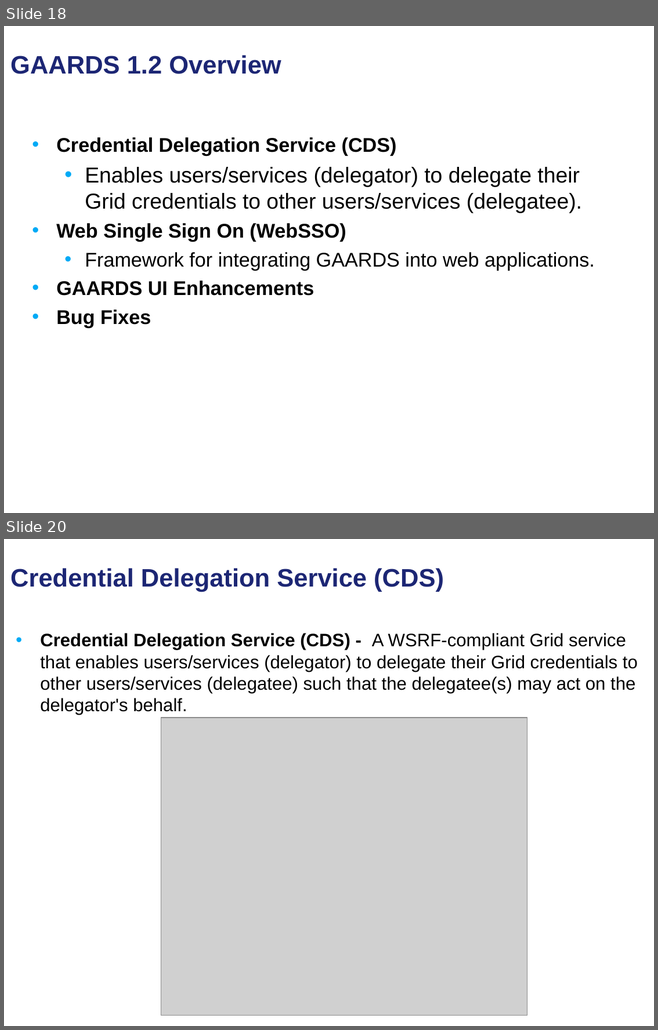
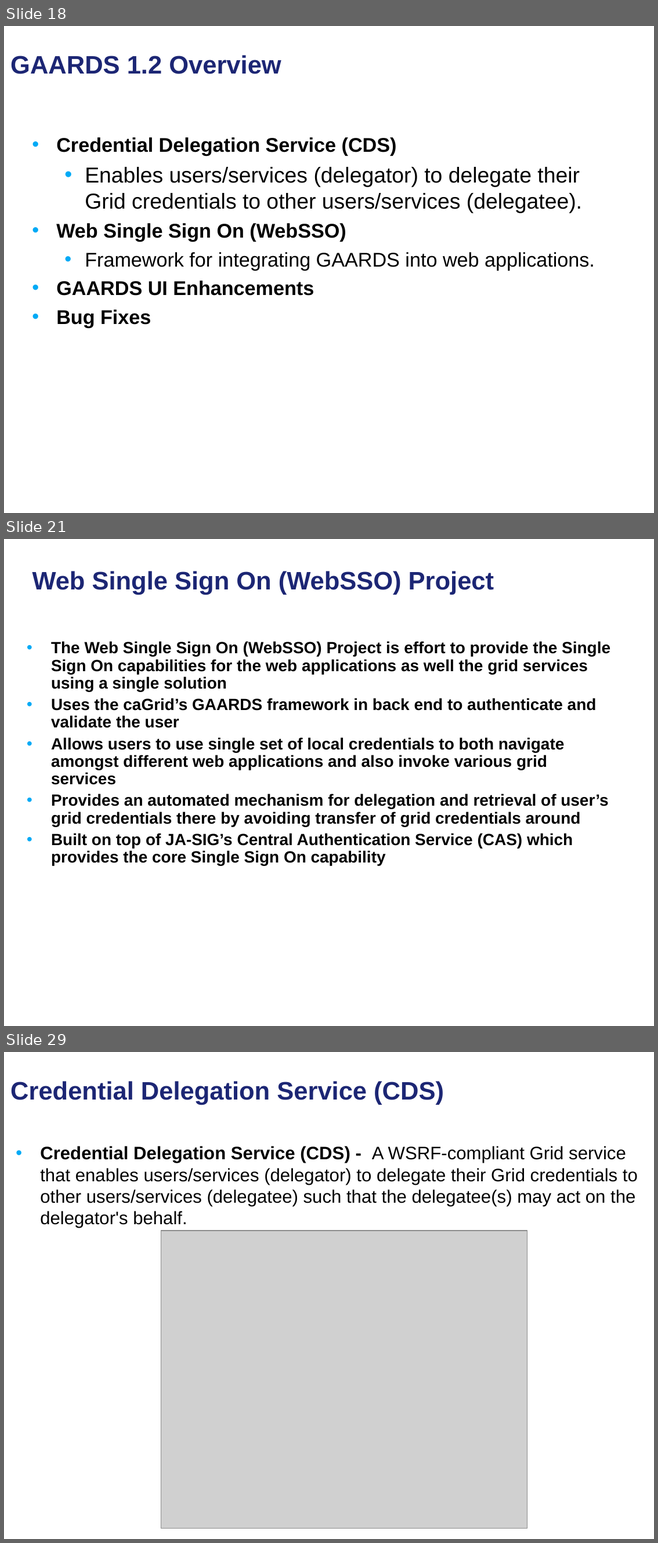
Before and after one commit to NCIP/cagrid-portal, a slide deck: cagrid-1-0/Documentation/presentations/security/gaards-arch-vcde-f2f-january-2008.ppt. Shown one above the other, each under a label of ours: slides 18 and 20 before the commit, slides 18, 21 and 29 after it; the slides between them are not shown. The pictures are 658x1030 and 658x1543 pixels, drawn with LibreOffice and Linux fonts; fonts in the diff are those of the drawing; grey boxes stand for pictures; background and template pictures are left out. Boxes give left, top, right and bottom in pixels: in the first picture for what was removed or moved away, otherwise in the second. Text is boxed around its words. In the diff, an @@ line names an element or a change of style, - is before the commit and + after.

```diff
--- a/cagrid-1-0/Documentation/presentations/security/gaards-arch-vcde-f2f-january-2008.ppt
+++ b/cagrid-1-0/Documentation/presentations/security/gaards-arch-vcde-f2f-january-2008.ppt
@@ slide 21 added at (x1=4, y1=539, x2=654, y2=1026), background picture (left out) @@
@@ title added at (x1=32, y1=571, x2=494, y2=595), 28 pt, text #1C2674, bold @@
+Web Single Sign On (WebSSO) Project
@@ text added at (x1=51, y1=641, x2=610, y2=866), 18 pt, text #000000, bold @@
+  • The Web Single Sign On (WebSSO) Project is effort to provide the Single Sign On capabilities for the web applications as well the grid services using a single solution
+  • Uses the caGrid’s GAARDS framework in back end to authenticate and validate the user
+  • Allows users to use single set of local credentials to both navigate amongst different web applications and also invoke various grid services
+  • Provides an automated mechanism for delegation and retrieval of user’s grid credentials there by avoiding transfer of grid credentials around
+  • Built on top of JA-SIG’s Central Authentication Service (CAS) which provides the core Single Sign On capability
@@ what was slide 20 is now slide 29 @@
```
Also in this commit, not shown: 9 other slides added, 1 slide removed.
